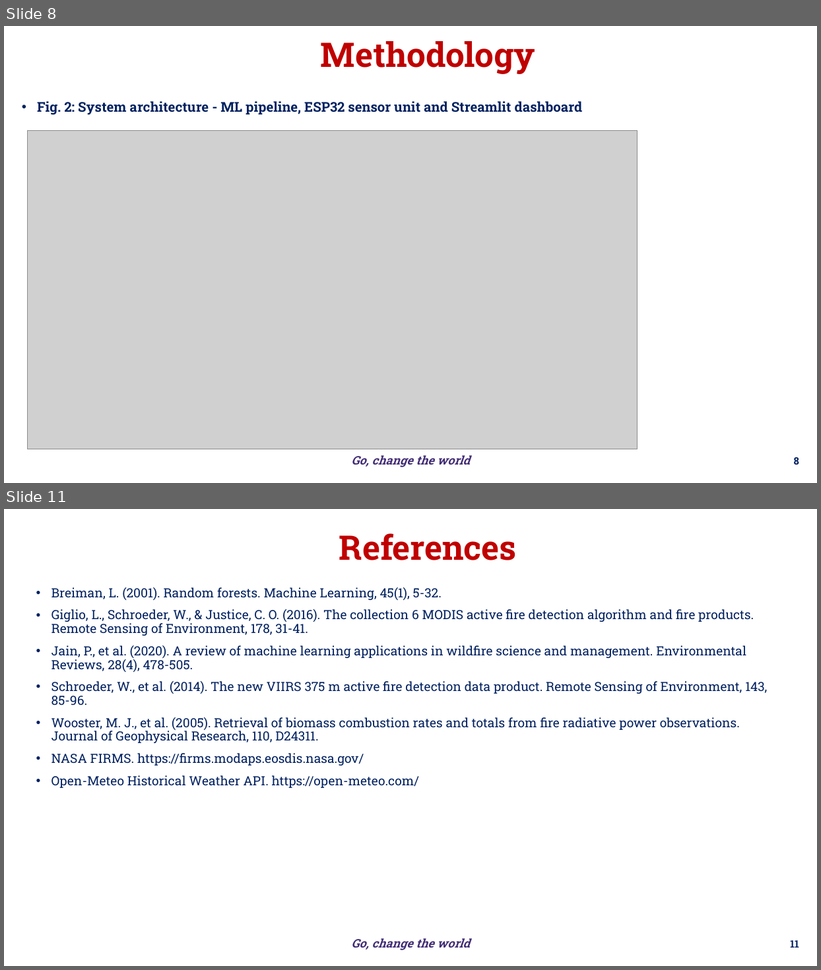
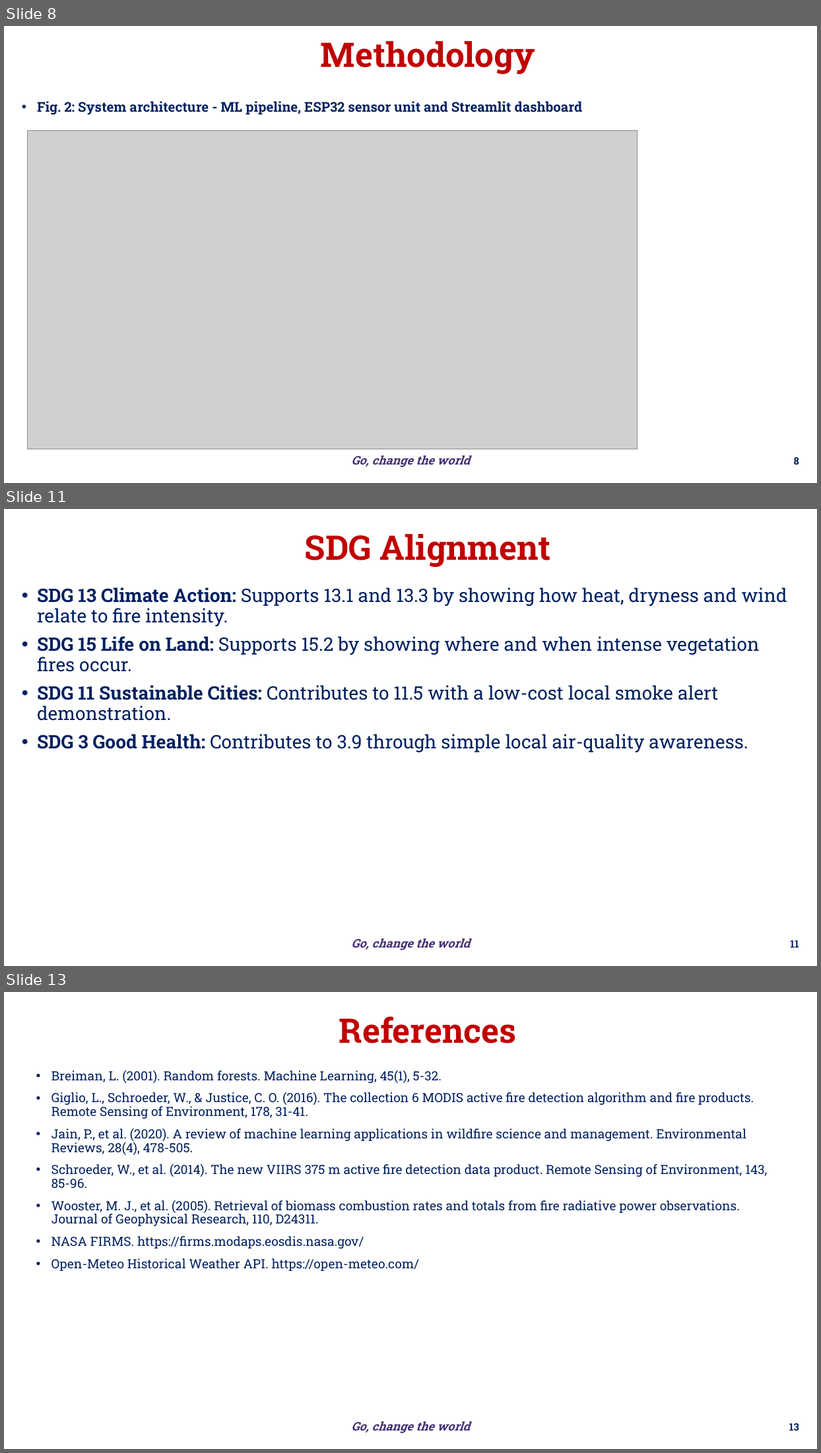
Before and after one commit to bnsama29-cloud/wildfire-estimation-evs, a slide deck: docs/EL_Phase1_Wildfire.pptx. Shown one above the other, each under a label of ours: slides 8 and 11 before the commit, slides 8, 11 and 13 after it; the slides between them are not shown. The pictures are 821x970 and 821x1453 pixels, drawn with LibreOffice and Linux fonts; fonts in the diff are those of the drawing; grey boxes stand for pictures; background and template pictures are left out. Boxes give left, top, right and bottom in pixels: in the first picture for what was removed or moved away, otherwise in the second. Text is boxed around its words. In the diff, an @@ line names an element or a change of style, - is before the commit and + after.

```diff
--- a/docs/EL_Phase1_Wildfire.pptx
+++ b/docs/EL_Phase1_Wildfire.pptx
@@ slide 11 added at [4,509,817,966], background #FFFFFF; not listed: 1 template element that a slide beside it also shows @@
@@ rectangle added at [156,519,700,575], fill #FFFFFF, outline #FFFFFF 0.75 pt dashed, 40 pt, text #C00000, bold @@
+SDG Alignment
@@ text added at [37,588,787,753], 22 pt, text #002060 @@
+• SDG 13 Climate Action: Supports 13.1 and 13.3 by showing how heat, dryness and wind relate to fire intensity.
+• SDG 15 Life on Land: Supports 15.2 by showing where and when intense vegetation fires occur.
+• SDG 11 Sustainable Cities: Contributes to 11.5 with a low-cost local smoke alert demonstration.
+• SDG 3 Good Health: Contributes to 3.9 through simple local air-quality awareness.
@@ page number added at [790,941,799,948], 12 pt, text #002060, bold @@
+11
@@ what was slide 11 is now slide 13 @@
@@ page number at [789,1424,799,1431]: text changed @@
-11
+13
```
Also in this commit, not shown: 5 slides changed, 1 other slide added, 3 other files.
